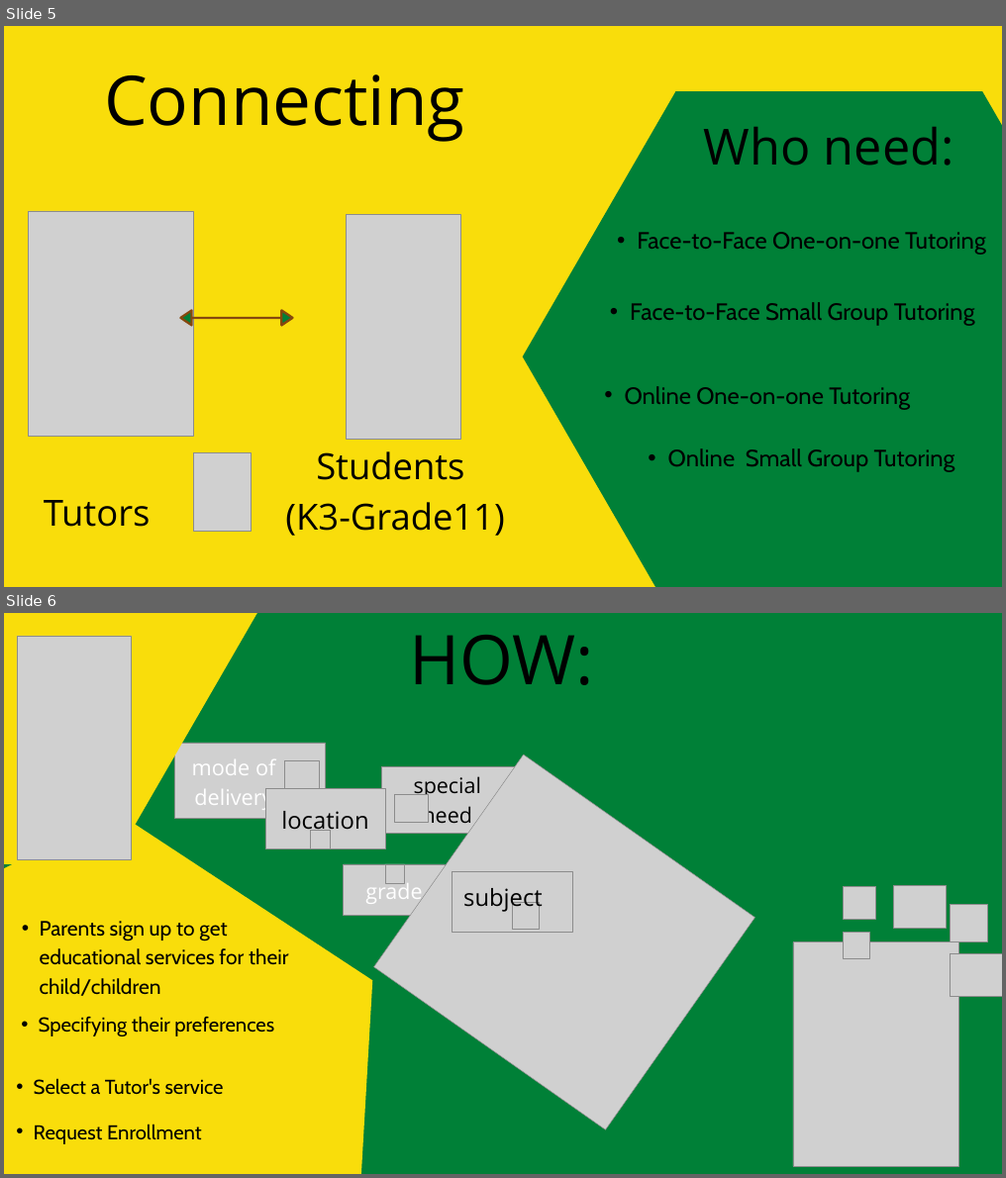
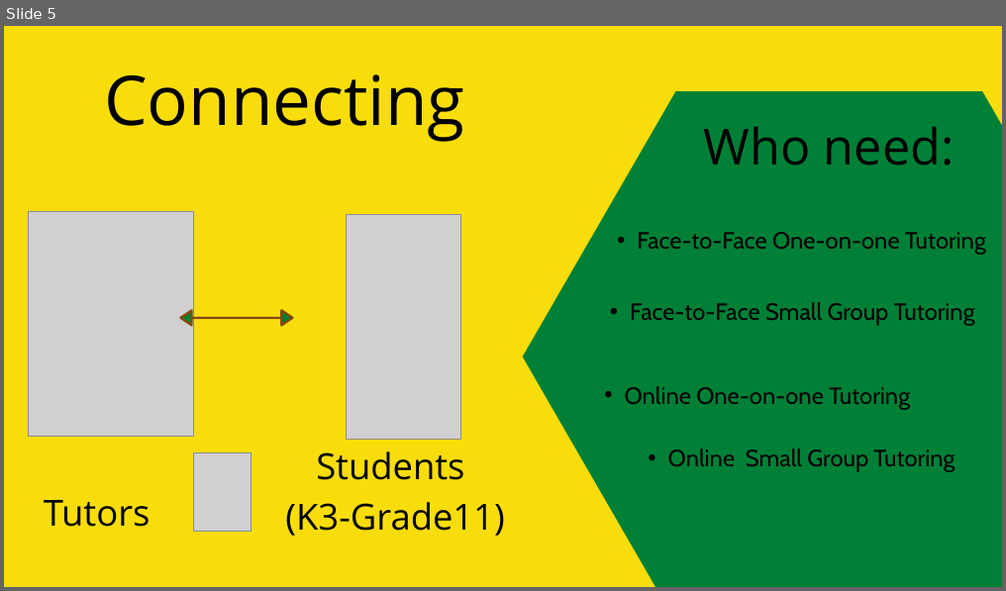
Before and after one commit to Jiinngerbread/TutorsJA, a slide deck: TutorJA - P2.pptx. Shown one above the other, each under a label of ours: slides 5 and 6 before the commit, slide 5 after it. The pictures are 1006x1178 and 1006x591 pixels, drawn with LibreOffice and Linux fonts; fonts in the diff are those of the drawing; grey boxes stand for pictures. Boxes give left, top, right and bottom in pixels: in the first picture for what was removed or moved away, otherwise in the second. Text is boxed around its words. In the diff, an @@ line names an element or a change of style, - is before the commit and + after.

```diff
--- a/TutorJA - P2.pptx
+++ b/TutorJA - P2.pptx
@@ slide 6 removed at (4, 613, 1002, 1174), background #008037 @@
@@ freeform shape removed at (4, 613, 265, 864) @@
@@ picture removed at (17, 636, 132, 860) @@
@@ text removed at (410, 635, 595, 685) @@
-HOW:
@@ freeform shape removed at (4, 743, 492, 1174) @@
@@ picture removed at (174, 743, 326, 819) @@
@@ text removed at (192, 760, 275, 811) @@
-mode of delivery
@@ picture removed at (374, 755, 755, 1130) @@
@@ picture removed at (265, 789, 385, 849) @@
@@ picture removed at (284, 761, 319, 789) @@
@@ picture removed at (382, 766, 515, 833) @@
@@ text removed at (414, 776, 481, 830) @@
-special need
@@ text removed at (281, 811, 368, 835) @@
-location
@@ picture removed at (394, 794, 428, 822) @@
@@ picture removed at (310, 830, 330, 849) @@
@@ picture removed at (344, 864, 445, 915) @@
@@ text removed at (365, 879, 422, 906) @@
-grade
@@ picture removed at (385, 864, 405, 884) @@
@@ picture removed at (451, 871, 573, 933) @@
@@ text removed at (463, 888, 542, 912) @@
-subject
@@ picture removed at (513, 903, 539, 930) @@
@@ picture removed at (843, 886, 875, 919) @@
@@ picture removed at (893, 885, 945, 928) @@
@@ picture removed at (949, 904, 987, 943) @@
@@ text removed at (40, 921, 288, 996) @@
-  • Parents sign up to get educational services for their child/children
@@ picture removed at (843, 933, 869, 959) @@
@@ picture removed at (793, 943, 958, 1166) @@
@@ picture removed at (949, 954, 1002, 996) @@
@@ text removed at (39, 1016, 274, 1037) @@
-  • Specifying their preferences
@@ text removed at (34, 1078, 224, 1095) @@
-  • Select a Tutor's service
@@ text removed at (34, 1124, 202, 1145) @@
-  • Request Enrollment
```
Also in this commit, not shown: 7 slides added, 8 other slides removed.
